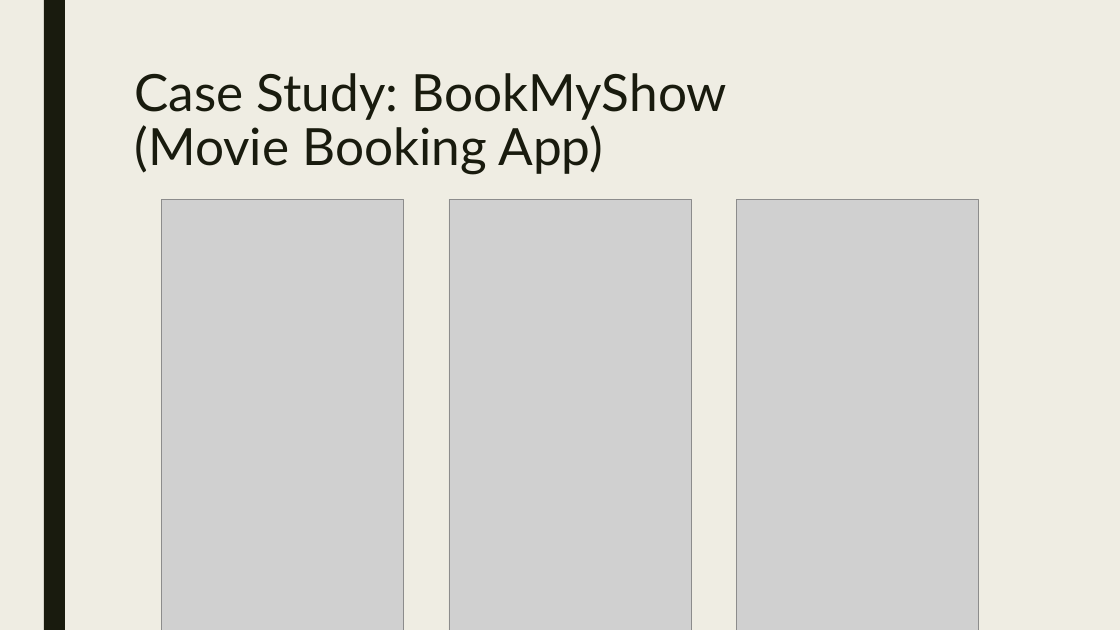
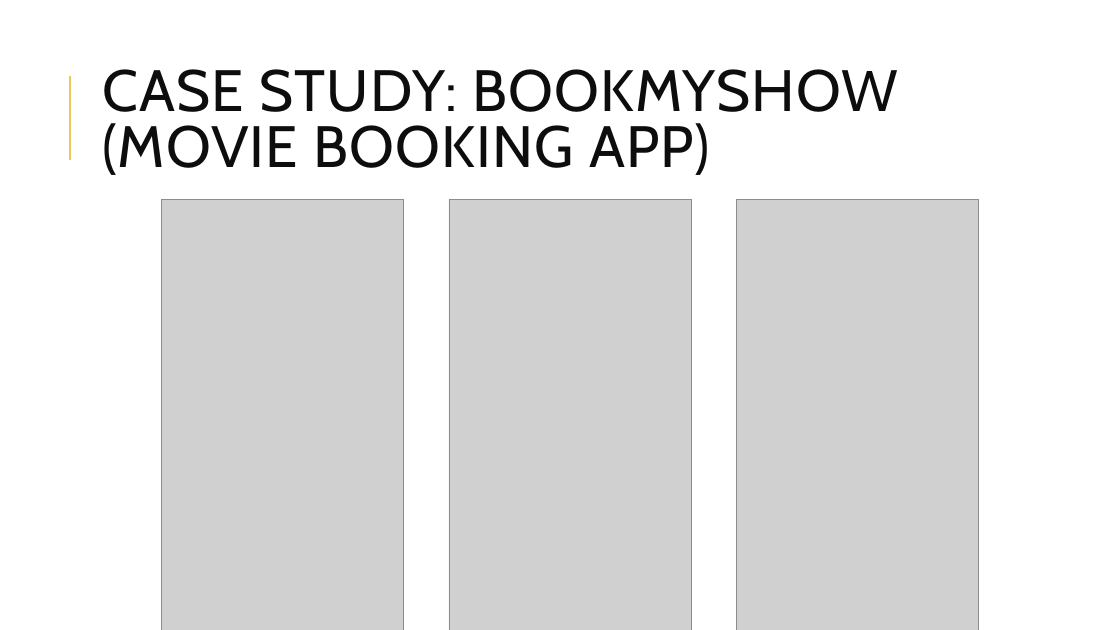
Before and after one commit to bogas04/MVP-Generator, a slide deck: slide 9 of docs/Final/Presentation.pptx (slide 8 before the commit). Drawn at 1120x630 pixels with LibreOffice and Linux fonts; fonts in the diff are those of the drawing; grey boxes stand for pictures. Boxes give left, top, right and bottom in pixels: in the first picture for what was removed or moved away, otherwise in the second. Text is boxed around its words. In the diff, an @@ line names an element or a change of style, - is before the commit and + after.

```diff
--- a/docs/Final/Presentation.pptx
+++ b/docs/Final/Presentation.pptx
@@ background #EFEDE3 to #FFFFFF @@
@@ rectangle removed at (44, 0, 65, 630) @@
@@ title "CASE STUDY: BOOKMYSHOW (MOVIE BOOKING ..." at (102, 69, 898, 175): vertical alignment top to middle @@
@@ line added from (70, 160) to (70, 76), #E3CC5A 1.5 pt @@
@@ title at (102, 69, 898, 175): text changed; size 44 to 50 pt; font Lato to Cabin; text colour #191B0E to #0D0D0D @@
-Case Study: BookMyShow
-(Movie Booking App)
+CASE STUDY: BOOKMYSHOW
+(MOVIE BOOKING APP)
```
Also in this commit, not shown: 13 other slides changed, 17 slides added, 13 slides removed, 1 other file.
